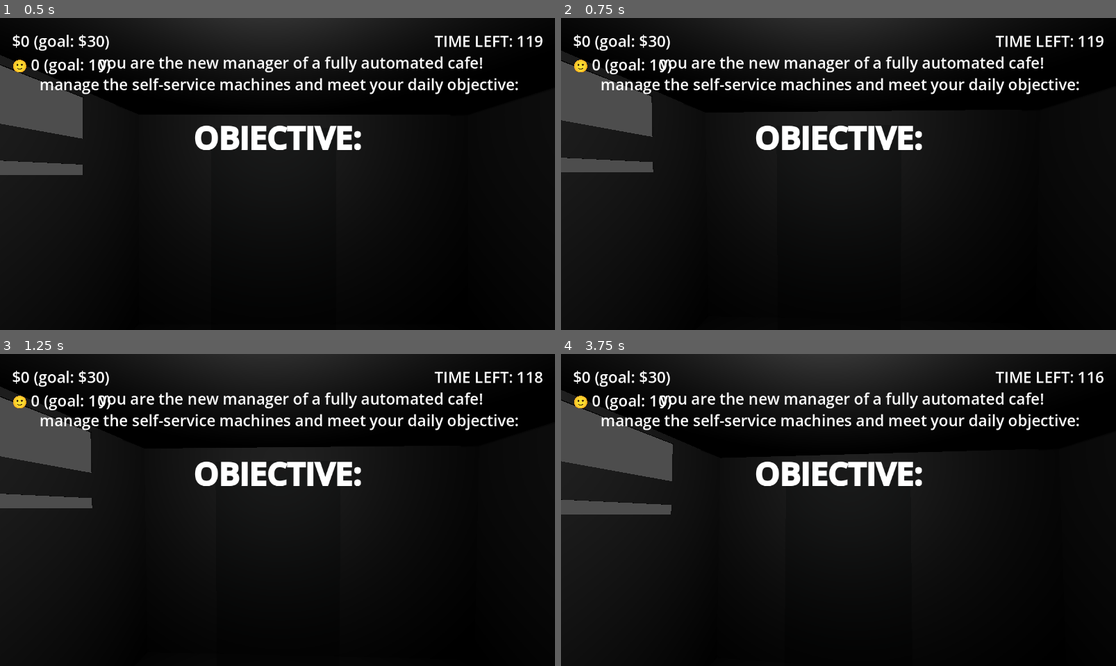
Above: before the commit, frames 1-4 (two rows, left to right).
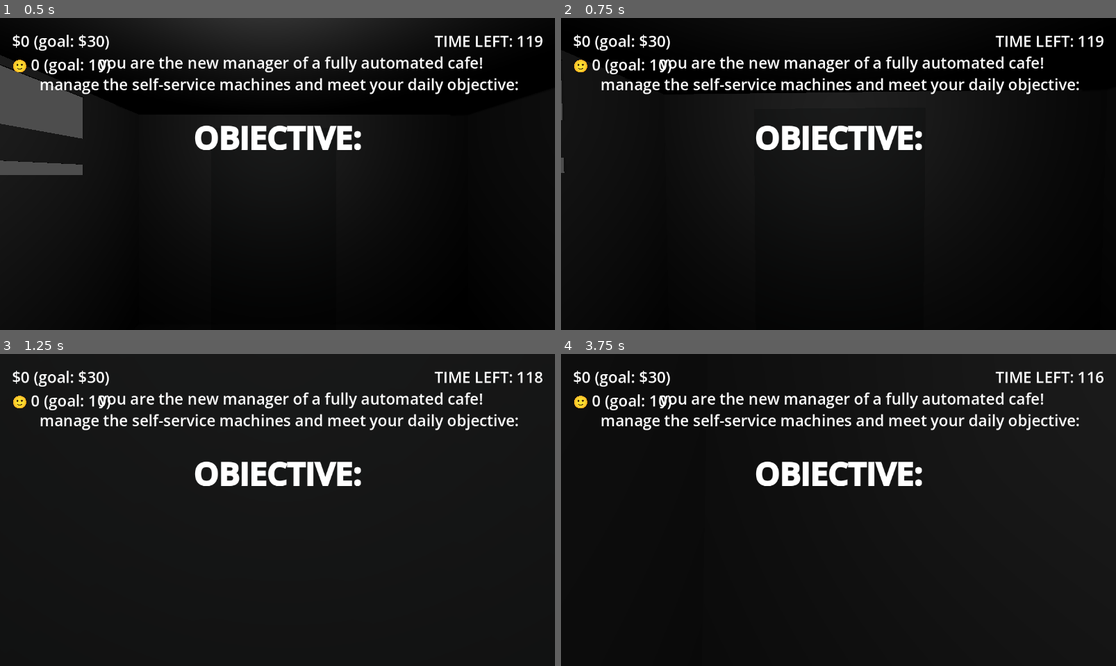
Above: after the commit, the same moments.

Repository: Sunday-Studio-Team/cafe
Game: Godot game, scene res://stationary_cafe.tscn
Same seed, same stepped clock (60 frames per second), same inputs: the game is played once before the commit and once after it. This scene is started directly instead of the project's main scene.
Inputs (mouse positions are in pixels of both pictures, inside the frame that each line leads up to):
- Up to frame 1 (0.5 s): no input
- Up to frame 2 (0.75 s): tap Enter at 0.5 s; move the mouse to (832, 180) at 0.52 s; hold W (move_forward) from 0.53 s (still down); hold E (interact) from 0.53 s (still down)
- Up to frame 3 (1.25 s): keep holding W (move_forward); keep holding E (interact)
- Up to frame 4 (3.75 s): move the mouse to (877, 513) at 1.27 s; release E (interact) at 1.28 s; tap E (interact) at 1.35, 2.85 s; tap Space at 2, 3.5 s; move the mouse to (794, 506) at 2.02 s; hold E (interact) 2.03-2.78 s; tap I at 2.1 s; tap Enter at 2.75 s; move the mouse to (844, 510) at 2.77 s; release W (move_forward) at 2.78 s; hold A (move_left) 2.78-3.53 s; move the mouse to (816, 503) at 3.52 s; hold W (move_forward) from 3.53 s (still down); hold E (interact) from 3.53 s (still down)

Frame 1 is identical in both runs. In frame 2, 5.6% of the frame differs, in the area x 0-68%, y 0-50%; in frame 3, 3.2%; in frame 4, 6.5%, in the area x 0-100%, y 0-52%.

Commit message:
allow looking around while holding interactables

Diff:
--- a/godot/player.gd
+++ b/godot/player.gd
@@ -8,7 +8,7 @@
 
 @export var camera: Camera3D
 @export var aiming_ray: RayCast3D
-@export var is_movement_enabled: bool = true
+@export var movement_enabled: bool = true
 
 var mouse_sens := 0.1
 # the mouse's movement since the last physics frame .
@@ -50,7 +50,8 @@
 
 
 func handle_movement(delta: float) -> void:
-	if(not is_movement_enabled):
+	if (not movement_enabled):
+		velocity = Vector3.ZERO
 		return
 	# get the input direction (literally a Vector2 of the WASD/stick direction in x and y)
 	var input_dir_2d := Input.get_vector("move_left", "move_right", "move_forward", "move_back")
@@ -78,6 +79,20 @@
 
 
 func handle_hovered_interactable() -> void:
+	var hovered_interactable: Interactable = Global.hovered_interactable
+
+	# if we're currently holding interact on something, dont do anything
+	# (so we can look around while we hold)
+	if (
+		hovered_interactable != null
+		and hovered_interactable.hold_to_interact
+		and Input.is_action_pressed("interact")
+	):
+		movement_enabled = false
+		return
+	else:
+		movement_enabled = true
+
 	var collider = aiming_ray.get_collider()
 	if collider is Interactable:
 		Global.hovered_interactable = collider
